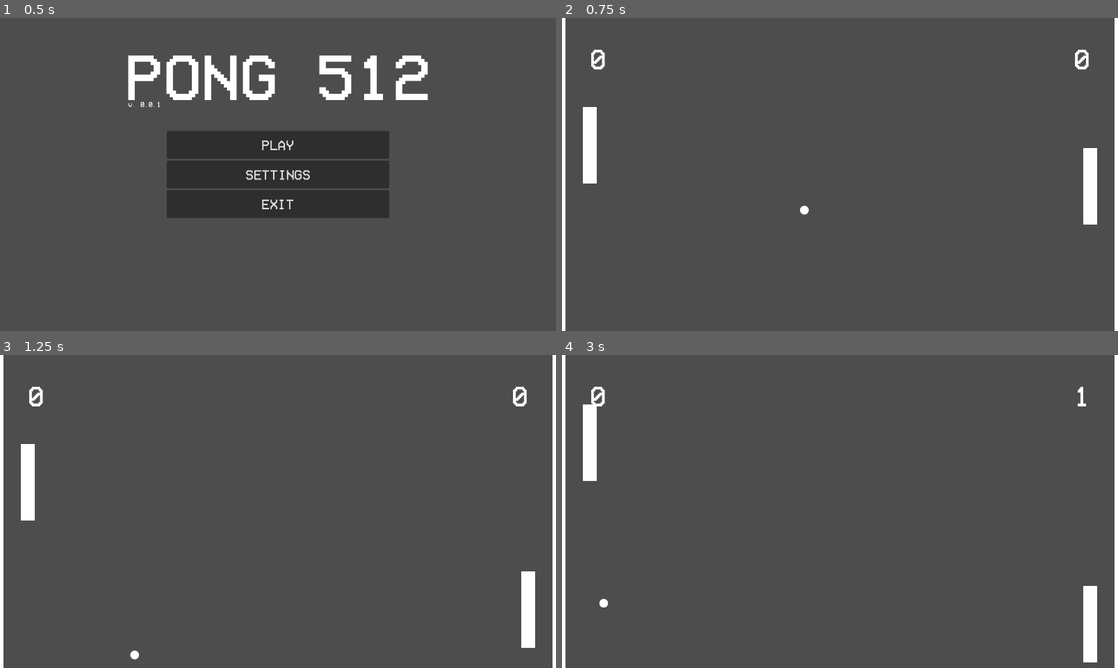
Above: before the commit, frames 1-4 (two rows, left to right).
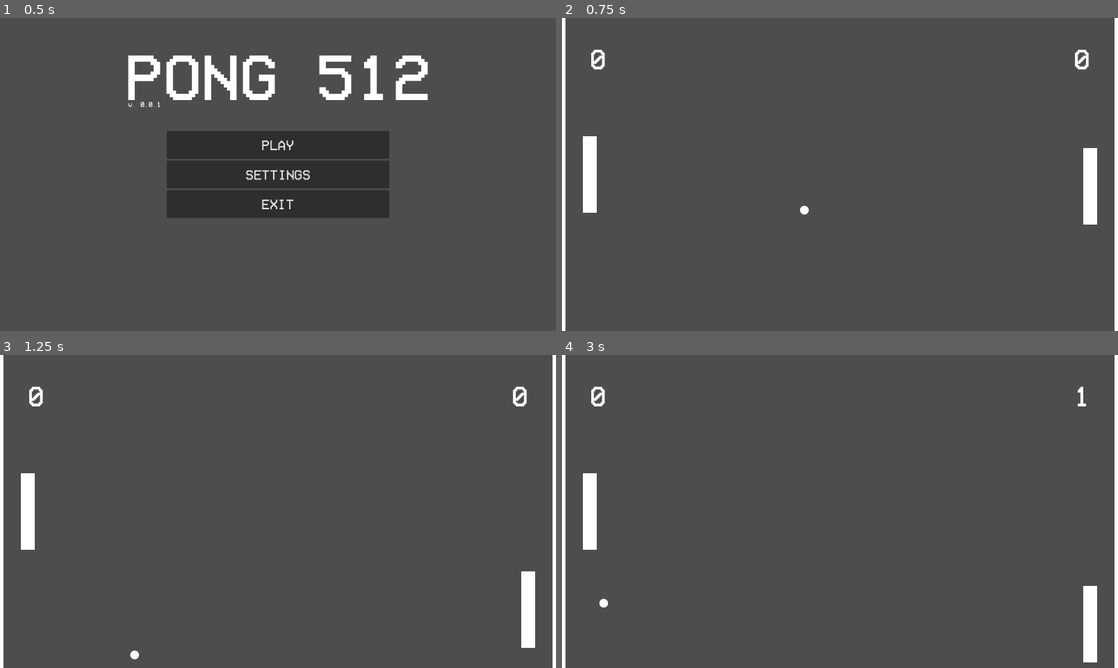
Above: after the commit, the same moments.

Repository: Cubature1/Pong-512-2D
Game: Godot game, scene res://scenes/menu.tscn
Same seed, same stepped clock (60 frames per second), same inputs: the game is played once before the commit and once after it.
Inputs (mouse positions are in pixels of both pictures, inside the frame that each line leads up to):
- Up to frame 1 (0.5 s): no input
- Up to frame 2 (0.75 s): click "PLAY" at 0.5 s
- Up to frame 3 (1.25 s): no input
- Up to frame 4 (3 s): move the mouse to (962, 495) at 1.27 s; hold Up (move_up) 1.28-2.03 s; move the mouse to (728, 527) at 2.02 s; hold Down (move_down) 2.03-2.78 s; move the mouse to (895, 442) at 2.77 s; hold Up (move_up) from 2.78 s (still down)

Frame 1 is identical in both runs. In frame 2, 0.5% of the frame differs, in the area x 3-7%, y 28-63%; in frame 3, 0.5%; in frame 4, 1.1%, in the area x 3-7%, y 15-63%.
Error after the commit: Parse Error: Identifier "speed" not declared in the current scope. (res://scripts/paddle.gd:27)

Commit message:
Removed mouse controls

Diff:
--- a/scenes/game.tscn
+++ b/scenes/game.tscn
@@ -49,7 +49,6 @@
 [node name="PlayerPaddle" parent="." unique_id=1795742984 instance=ExtResource("4_hve3p")]
 position = Vector2(64, 360)
 monitorable = false
-mousecontrol = true
 
 [node name="Bounds" type="Node2D" parent="." unique_id=1283682458]
 
--- a/scripts/paddle.gd
+++ b/scripts/paddle.gd
@@ -1,7 +1,7 @@
 extends Area2D
 
-@export var speed = 400
 @export var mousecontrol = false
+
 var screen_size
 
 var paddle_height = Global.paddle_height
@@ -17,20 +17,15 @@
 
 # Called every frame. 'delta' is the elapsed time since the previous frame.
 func _process(delta) -> void:
-	if not mousecontrol:
-		var velocity = Vector2.ZERO
-		if Input.is_action_pressed("move_up"):
-			velocity.y -= 1
-		if Input.is_action_pressed("move_down"):
-			velocity.y += 1
+	var velocity = Vector2.ZERO
+	if Input.is_action_pressed("move_up"):
+		velocity.y -= 1
+	if Input.is_action_pressed("move_down"):
+		velocity.y += 1
 
-		if velocity.length() > 0:
-			velocity = velocity.normalized() * speed
-		position += velocity * delta
-
-	elif mousecontrol:
-		var global_mouse_pos = get_global_mouse_position()
-		position = Vector2(position.x, global_mouse_pos.y)
+	if velocity.length() > 0:
+		velocity = velocity.normalized() * speed
+	position += velocity * delta
 	position = position.clamp(Vector2(paddle_width,paddle_height), screen_size - Vector2(paddle_width,paddle_height))
 
 
